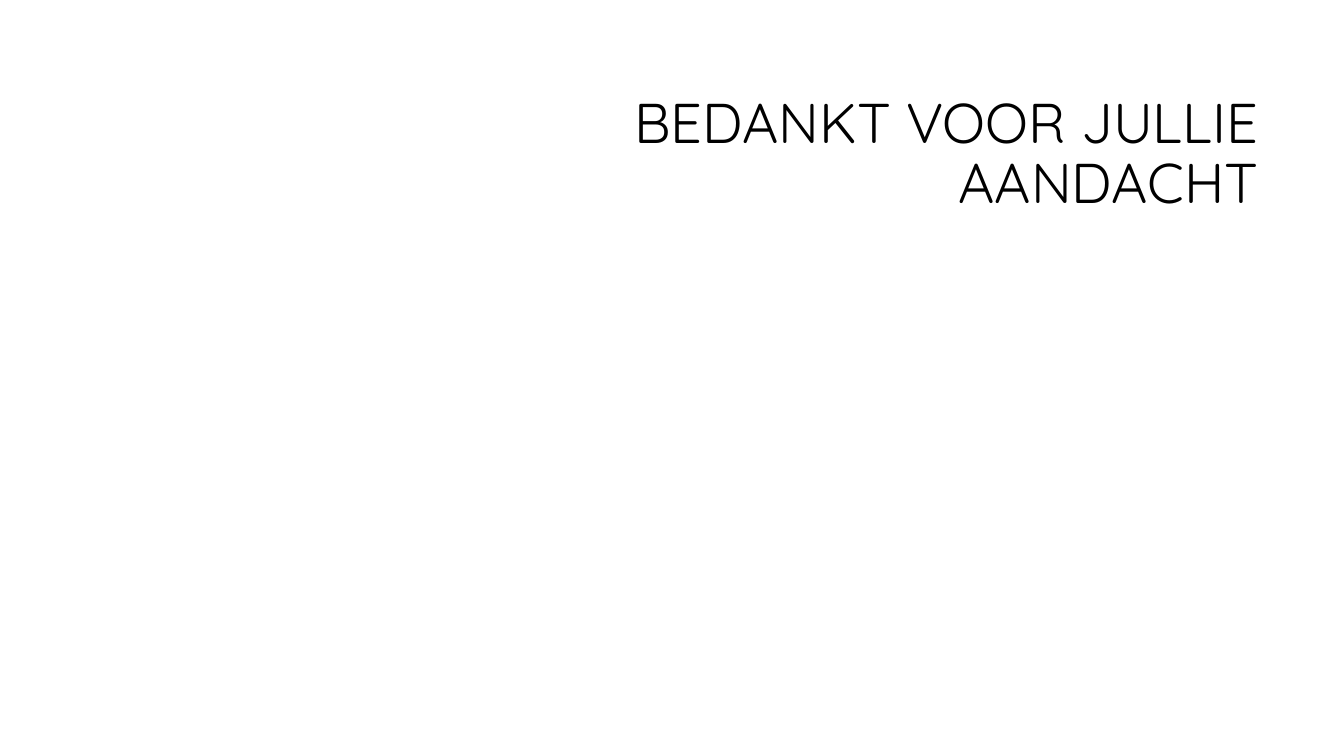
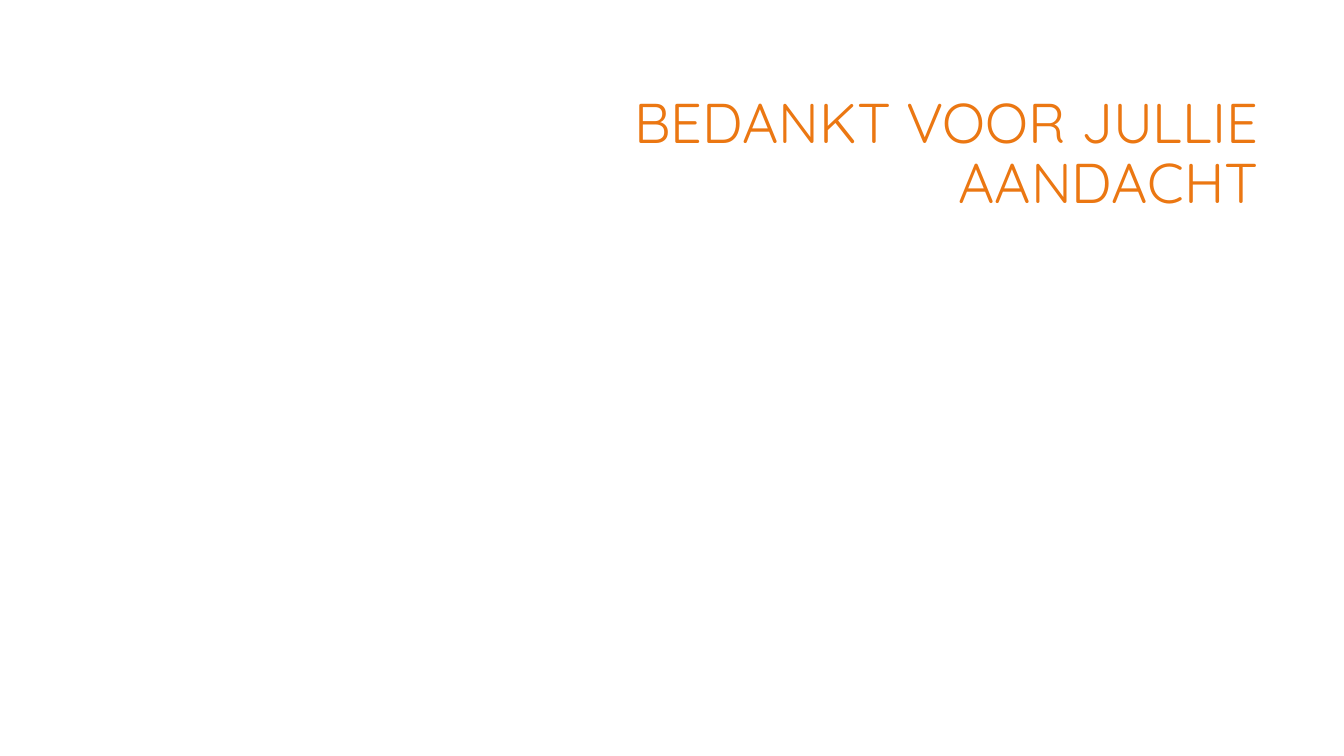
Before and after one commit to CBarendrecht/mod2b, a slide deck: slide 15 of Presentatie/Presentatie.pptx. Drawn at 1344x756 pixels with LibreOffice and Linux fonts; fonts in the diff are those of the drawing; background and template pictures are left out. Boxes give left, top, right and bottom in pixels: in the first picture for what was removed or moved away, otherwise in the second. Text is boxed around its words. In the diff, an @@ line names an element or a change of style, - is before the commit and + after.

```diff
--- a/Presentatie/Presentatie.pptx
+++ b/Presentatie/Presentatie.pptx
@@ title "BEDANKT VOOR JULLIE AANDACHT" at [634,103,1259,204]: text colour #000000 to #EB7712 @@
```
Also in this commit, not shown: 7 other slides changed, 1 slide added, 1 slide removed.
